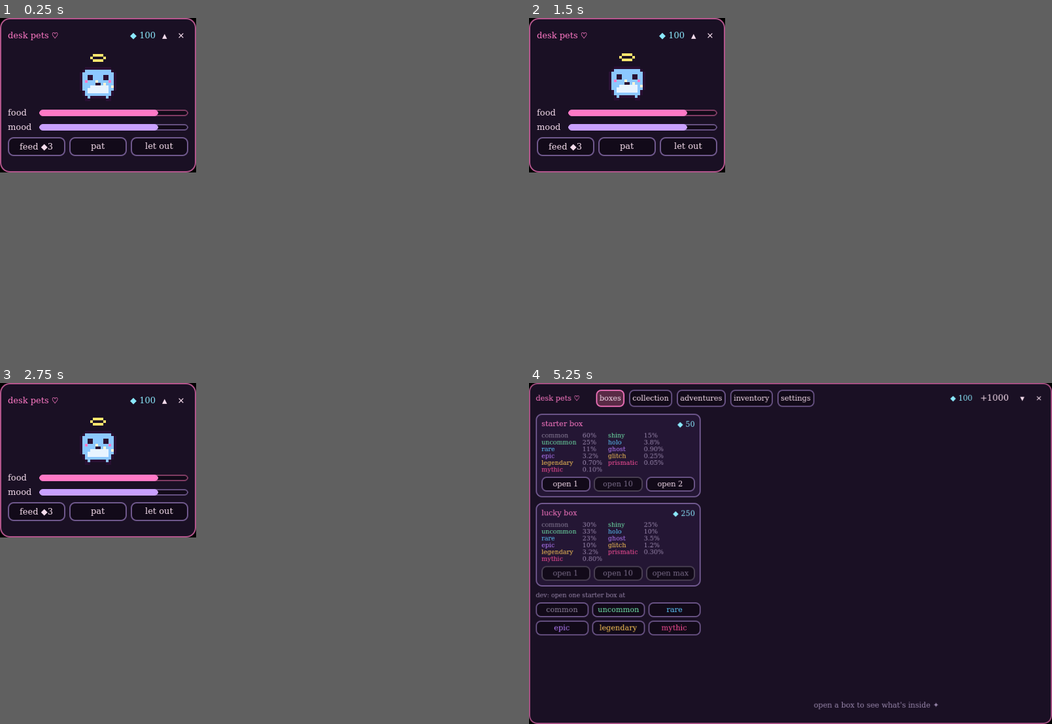
Above: before the commit, frames 1-4 (two rows, left to right).
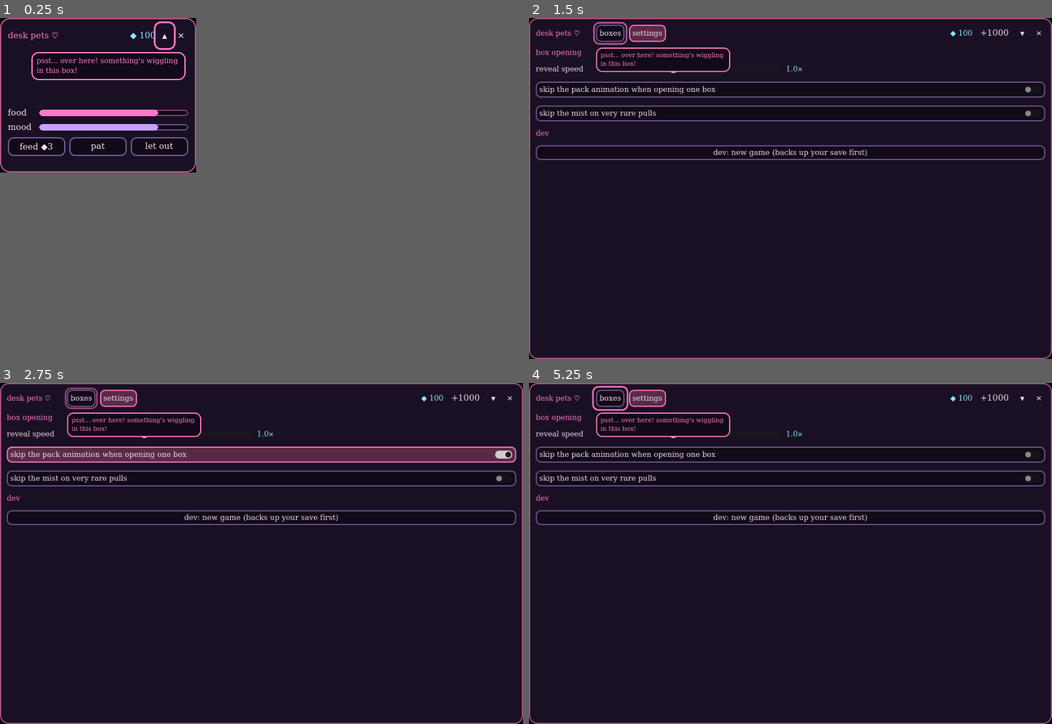
Above: after the commit, the same moments.

Repository: rephyr/desk-pet
Game: Godot game, scene res://scenes/home.tscn
Two runs of this game, one before a commit and one after it. Both use one fixed random seed, a clock stepped at 60 frames per second and the inputs below.
Inputs (mouse positions are in pixels of both pictures, inside the frame that each line leads up to):
- Up to frame 1 (0.25 s): no input
- Up to frame 2 (1.5 s): click (560, 24) at 0.5 s, where only the run after the commit has a clickable "boxes"; click (570, 24) at 1.25 s, where only the run after the commit has a clickable "settings"
- Up to frame 3 (2.75 s): click (99, 417) at 2 s, where only the run after the commit has a clickable "skip the pack animation when …"
- Up to frame 4 (5.25 s): click (628, 417) at 2.75 s, where only the run after the commit has a clickable "skip the pack animation when …"; click (628, 427) at 3.5 s, where only the run after the commit has a clickable "skip the mist on very rare pu…"; click (628, 427) at 4.25 s, where only the run after the commit has a clickable "skip the mist on very rare pu…"; click (696, 400) at 5 s, where only the run before the commit has a clickable "▴"
In our replay, in frame 2 the window is 300x236 before the commit and 800x521 after it. These sizes can differ from the game's own. Grey fills any space a smaller window leaves; there, only what the larger window draws over its background counts as a difference.

The runs differ from the first frame. In frame 1, 1.1% of the frame differs, in the area x 6-36%, y 0-24%; in frame 2, 7.9%; in frame 3, 11%; in frame 4, 12%, in the area x 1-99%, y 0-96%.

Commit message:
tutorial: two boxes that talk, pick your pet, send the other one. new game dev button

Diff:
--- a/data/boxes.json
+++ b/data/boxes.json
@@ -1,5 +1,5 @@
 {
-	"_note": "Box types. 'tiers' are weights for each part's rarity roll, 'finishes' for the finish roll, 'traits' for how many traits (index = count).",
+	"_note": "Box types. 'hidden' boxes aren't sold in the shop (the tutorial box: what your first two pets come from, only commons). 'tiers' are weights for each part's rarity roll, 'finishes' for the finish roll, 'traits' for how many traits (index = count).",
 	"boxes": [
 		{
 			"id": "starter",
@@ -16,6 +16,15 @@
 			"tiers": { "common": 300, "uncommon": 330, "rare": 230, "epic": 100, "legendary": 32, "mythic": 8 },
 			"finishes": { "normal": 600, "shiny": 250, "holo": 100, "ghost": 35, "glitch": 12, "prismatic": 3 },
 			"traits": [0, 30, 45, 25]
+		},
+		{
+			"id": "tutorial",
+			"name": "starter box",
+			"hidden": true,
+			"price": 50,
+			"tiers": { "common": 1 },
+			"finishes": { "normal": 1 },
+			"traits": [0, 70, 30, 0]
 		}
 	]
 }
--- /dev/null
+++ b/data/tutorial.json
@@ -0,0 +1,13 @@
+{
+	"_note": "The first few minutes of a new game. Each step shows one line next to the thing to press, and moves on by itself once it's done. 'speaker' is who says it: 'box' (the pet still inside a box), 'pets' (both new pets), 'active' (your new active pet; {active} and {other} are filled in). 'box_talk' is what the pet inside says while you open a box during the tutorial (first box, second box); outside the tutorial boxes don't talk.",
+	"steps": [
+		{ "id": "open_first", "speaker": "box", "say": "psst… over here! something's wiggling in this box!" },
+		{ "id": "open_second", "speaker": "box", "say": "me too! me too! i'm in this one!" },
+		{ "id": "make_active", "speaker": "pets", "say": "pick me! no, pick me! (tap a pet, then make it your active pet ♡)" },
+		{ "id": "send", "speaker": "active", "say": "i'll stay home with you! let's send {other} down the garden path! ♡" }
+	],
+	"box_talk": [
+		["hello? is someone out there?", "it's dark in here! rip the top off! ♡", "light!!"],
+		["me too! let me out too!", "rip rip rip! ♡", "hi hi hi!!"]
+	]
+}
--- a/scripts/core/catalog.gd
+++ b/scripts/core/catalog.gd
@@ -20,6 +20,7 @@
 var events := {}  # event id -> event, shared by the locations
 var rumours: Array[Dictionary] = []  # what exploration can bring back
 var voice := {}  # what the active pet says, see data/voice.json
+var tutorial := {}  # the first few minutes of a new game, see data/tutorial.json
 
 var _tier_rank := {}  # tier id -> index
 var _parts_by_id := {}  # slot -> { part id -> part }
@@ -65,6 +66,7 @@
 	rumours.assign(adventures.rumours)
 	_rumour_by_id = _index(rumours)
 	voice = _load("voice.json")
+	tutorial = _load("tutorial.json")
 
 
 # ---- rarity ---------------------------------------------------------------
--- a/scripts/game_state.gd
+++ b/scripts/game_state.gd
@@ -4,10 +4,12 @@
 
 signal changed  # coins, care stats, the bag, adventures or unlocks changed
 signal run_ended(run: RunState)  # an adventure is back and waiting to be collected
+signal new_game  # everything was reset to a fresh start
+signal tutorial_changed  # the tutorial moved on a step (or finished)
 signal adventures_changed  # a trip was sent, moved on, answered or collected, or something unlocked
 
 const SAVE_PATH := "user://save.json"
-const SAVE_VERSION := 7
+const SAVE_VERSION := 8
 const STAT_FLOOR := 20.0
 const HUNGER_DECAY := 100.0 / (4.0 * 3600.0)  # full to floor in about 4 h
 const HAPPY_DECAY := 100.0 / (6.0 * 3600.0)
@@ -16,6 +18,7 @@
 const FEED_COST := 3
 const FIRST_PET_BOX := "starter"
 const DEBUG_COINS := 1000
+const TUTORIAL_BOX := "tutorial"  # hidden box the tutorial's pets come from, see data/boxes.json
 
 var catalog := Catalog.shared()
 var collection := Collection.new()
@@ -34,6 +37,8 @@
 ## The last trip you welcomed back, for the active pet to talk about: { place, home, sent, parts }.
 ## Not saved: it's small talk.
 var news := {}
+## Where the tutorial is ("open_first", "open_second", "make_active", "send"), or "done".
+var tutorial := "done"
 
 var _roller := PetRoller.new(catalog)
 var _rng := RandomNumberGenerator.new()
@@ -47,9 +52,12 @@
 # and the UI reads the pets while it's being built.
 func _init() -> void:
 	_rng.randomize()
-	load_game()
-	if collection.pets.is_empty():
+	if not load_game():
+		_start_tutorial()  # a brand new player
+	elif collection.pets.is_empty() and tutorial == "done":
 		_give_first_pet()
+	collection.active_changed.connect(func(_p): _check_tutorial())
+	collection.pets_added.connect(func(_p): _check_tutorial())
 
 
 func _process(delta: float) -> void:
@@ -89,13 +97,15 @@
 	if count <= 0 or coins < price:
 		return pulled
 	coins -= price
+	# the tutorial's boxes are plain commons: your first pets shouldn't be a mythic by luck
+	var roll_from := TUTORIAL_BOX if tutorial_active() else box_id
 	if from_bag > 0:
 		bag[box_id] = in_bag(box_id) - from_bag
 		if bag[box_id] <= 0:
 			bag.erase(box_id)
-	var forced := force_tier if OS.is_debug_build() else ""
+	var forced := force_tier if OS.is_debug_build() and not tutorial_active() else ""
 	for i in count:
-		pulled.append(_roller.roll(box_id, forced))
+		pulled.append(_roller.roll(roll_from, forced))
 	collection.add(pulled)
 	changed.emit()
 	save_game()
@@ -215,6 +225,76 @@
 		unlock("type:" + t.id)
 	for l in catalog.locations:
 		unlock("location:" + l.id)
+
+
+## Debug: a completely fresh game, as a new player would start it. The old save is copied to
+## user://save-before-new-game-<time>.json first, so it can be put back by hand.
+func debug_new_game() -> void:
+	save_game()
+	var backup := "user://save-before-new-game-%d.json" % int(Time.get_unix_time_from_system())
+	DirAccess.copy_absolute(ProjectSettings.globalize_path(SAVE_PATH), ProjectSettings.globalize_path(backup))
+	coins = 100
+	hunger = 80.0
+	happiness = 80.0
+	bag.clear()
+	parts.clear()
+	items.clear()
+	unlocks.clear()
+	trips_done = 0
+	heard.clear()
+	rumours.clear()
+	runs.clear()
+	news = {}
+	collection.load_from({})
+	_start_tutorial()
+	collection.active_changed.emit(collection.active())
+	save_game()
+	new_game.emit()
+	adventures_changed.emit()
+	changed.emit()
+
+
+# ---- tutorial ----------------------------------------------------------------
+
+func tutorial_active() -> bool:
+	return tutorial != "done"
+
+
+## The current tutorial step's data (see data/tutorial.json), or {} when it's done.
+func tutorial_info() -> Dictionary:
+	for step in catalog.tutorial.steps:
+		if step.id == tutorial:
+			return step
+	return {}
+
+
+func _start_tutorial() -> void:
+	coins = 100  # exactly two starter boxes
+	tutorial = catalog.tutorial.steps[0].id
+	collection.auto_active = false
+
+
+## Moves the tutorial on once its step is done: two boxes opened, a pet made active, one sent.
+func _check_tutorial() -> void:
+	var before := tutorial
+	for i in 4:
+		match tutorial:
+			"open_first":
+				if collection.pets.size() >= 1:
+					tutorial = "open_second"
+			"open_second":
+				if collection.pets.size() >= 2:
+					tutorial = "make_active"
+			"make_active":
+				if collection.active() != null:
+					tutorial = "send"
+			"send":
+				if not runs.is_empty():
+					tutorial = "done"
+					collection.auto_active = true
+	if tutorial != before:
+		tutorial_changed.emit()
+		save_game()
 
 
 ## Debug: back to how a new game starts: only the first adventure type, no trips counted, no
@@ -261,6 +341,7 @@
 		return null
 	var run := AdventureRunner.start(location_id, going, Time.get_unix_time_from_system(), _rng.randi(), catalog)
 	runs.append(run)
+	_check_tutorial()
 	adventures_changed.emit()
 	changed.emit()
 	save_game()
@@ -390,16 +471,18 @@
 		"trips_done": trips_done,
 		"heard": heard.keys(),
 		"rumours": rumours,
+		"tutorial": tutorial,
 		"runs": runs.map(func(r): return r.to_dict()),
 		"saved_at": Time.get_unix_time_from_system(),
 	}
 	SaveFile.write(SAVE_PATH, data)
 
 
-func load_game() -> void:
+## Loads the save. Returns false if there's none yet (a brand new player).
+func load_game() -> bool:
 	var data := SaveFile.read(SAVE_PATH)
 	if data.is_empty():
-		return
+		return false
 	if int(data.get("version", 1)) > SAVE_VERSION:
 		# don't downgrade a save from a newer game: play with it, but never write over it
 		push_warning("save is from a newer version of the game; it won't be overwritten")
@@ -409,6 +492,8 @@
 	hunger = data.get("hunger", hunger)
 	happiness = data.get("happiness", happiness)
 	pet_out = data.get("pet_out", false)
+	tutorial = str(data.get("tutorial", "done"))  # saves from before the tutorial skip it
+	collection.auto_active = tutorial == "done"  # mid-tutorial, you still choose your active pet
 	collection.load_from(data.get("collection", {}))
 	bag.clear()
 	var saved_bag: Dictionary = data.get("bag", {})
@@ -448,6 +533,7 @@
 		coins += int(minf(away, OFFLINE_CAP) * 0.4 / COIN_INTERVAL)
 		hunger = maxf(STAT_FLOOR, hunger - HUNGER_DECAY * away)
 		happiness = maxf(STAT_FLOOR, happiness - HAPPY_DECAY * away)
+	return true
 
 
 ## Brings older save files up to the current format, one version at a time.
--- a/scripts/home.gd
+++ b/scripts/home.gd
@@ -34,6 +34,10 @@
 	panel.add_child(_compact)
 	panel.add_child(_expanded)
 	_expanded.visible = false
+	var guide := TutorialGuide.new()
+	guide.target_for = func() -> Control:
+		return _expanded.tutorial_target() if _expanded_mode else _compact.expand_button
+	panel.add_child(guide)
 
 	_compact.expand_requested.connect(_set_expanded.bind(true))
 	_compact.let_out_toggled.connect(func(): _set_out(not GameState.pet_out))
@@ -41,6 +45,7 @@
 	_expanded.collapse_requested.connect(_set_expanded.bind(false))
 	_expanded.quit_requested.connect(_quit)
 	GameState.collection.active_changed.connect(func(p): if _pet: _pet.set_pet(p))
+	GameState.new_game.connect(func(): _set_expanded(true))
 
 	_overlay = _make_overlay()
 	add_child(_overlay)
@@ -51,6 +56,8 @@
 	_source.setup(win, _overlay)
 	_apply_size()
 	_set_out(GameState.pet_out)
+	if GameState.tutorial_active():
+		_set_expanded(true)  # a new player starts in the full game, at the boxes
 	_apply_dev_args()
 
 
--- a/scripts/pets/collection.gd
+++ b/scripts/pets/collection.gd
@@ -10,6 +10,8 @@
 
 var pets: Array[Pet] = []  # in pull order
 var active_uid := ""
+## The first pet you get becomes active by itself; the tutorial turns this off so you choose.
+var auto_active := true
 var _by_uid := {}
 var _next_id := 1
 var _seen := {}  # book key -> times pulled, see part_key() / finish_key()
@@ -34,7 +36,7 @@
 		for slot in Catalog.SLOTS:
 			_count(part_key(slot, pet.parts[slot]))
 		_count(finish_key(pet.parts.body, pet.finish))
-	if active_uid == "" and not pets.is_empty():
+	if active_uid == "" and auto_active and not pets.is_empty():
 		active_uid = pets[0].uid
 	pets_added.emit(new_pets)
 
@@ -99,7 +101,7 @@
 		_by_uid[pet.uid] = pet
 	active_uid = str(d.get("active", ""))
 	if not _by_uid.has(active_uid):
-		active_uid = pets[0].uid if not pets.is_empty() else ""
+		active_uid = pets[0].uid if auto_active and not pets.is_empty() else ""
 	_next_id = int(d.get("next_id", pets.size() + 1))
 	for key in d.get("seen", {}):
 		_seen[key] = int(d.seen[key])
--- a/scripts/ui/adventures_tab.gd
+++ b/scripts/ui/adventures_tab.gd
@@ -282,6 +282,16 @@
 		if _picked.has(pet.uid):
 			out.append(pet)
 	return out
+
+
+## For the tutorial: a pet to pick for the trip, then the send button.
+func tutorial_target() -> Control:
+	if not _picked.is_empty():
+		return _send
+	for card in _grid.get_children():
+		if card is PetCard:
+			return card
+	return null
 
 
 func _turn(step: int) -> void:
--- a/scripts/ui/boxes_tab.gd
+++ b/scripts/ui/boxes_tab.gd
@@ -8,7 +8,7 @@
 
 var _reveal := BoxReveal.new()
 var _opening := PackOpening.new()
-var _buttons := {}  # box id -> { "one": Button, "many": Button, "max": Button, "bag": Label }
+var _buttons := {}  # box id -> { "one": Button, "many": Button, "max": Button, "bag": Label, "panel": the offer }
 
 
 func _init() -> void:
@@ -18,7 +18,8 @@
 	shop.add_theme_constant_override("separation", 10)
 	add_child(shop)
 	for box in Catalog.shared().boxes:
-		shop.add_child(_offer(box))
+		if not box.get("hidden", false):
+			shop.add_child(_offer(box))
 	if OS.is_debug_build():
 		shop.add_child(_dev_buttons())
 	add_child(_reveal)
@@ -26,6 +27,7 @@
 	_opening.open_again.connect(func(box_id): open(box_id, 1))
 	_show_opening(true)
 	GameState.changed.connect(_refresh)
+	GameState.tutorial_changed.connect(_refresh)
 	_refresh()
 
 
@@ -79,7 +81,7 @@
 		b.size_flags_horizontal = SIZE_EXPAND_FILL
 		buttons.add_child(b)
 	col.add_child(buttons)
-	_buttons[box.id] = { "one": one, "many": many, "max": most, "bag": in_bag }
+	_buttons[box.id] = { "one": one, "many": many, "max": most, "bag": in_bag, "panel": panel }
 	return panel
 
 
@@ -110,9 +112,23 @@
 		return
 	_show_opening(pulled.size() == 1)
 	if pulled.size() == 1:
+		# in the tutorial the pet inside talks while you open its box
+		var talk: Array = Catalog.shared().tutorial.box_talk
+		var nth := GameState.collection.pets.size() - 1
+		_opening.box_talk = talk[nth] if GameState.tutorial_active() and nth < talk.size() else []
 		_opening.play(pulled[0], box_id)
 	else:
 		_reveal.play(pulled)
+
+
+## Whether a box is being opened right now (the pack is mid-ritual).
+func is_revealing() -> bool:
+	return _opening.visible and _opening.is_busy()
+
+
+## The tutorial's "open a box" button.
+func tutorial_target() -> Control:
+	return _buttons[Catalog.shared().boxes[0].id].one
 
 
 func _show_opening(single: bool) -> void:
@@ -131,3 +147,8 @@
 		var owned := GameState.in_bag(box_id)
 		b.bag.text = "%d in your bag  " % owned
 		b.bag.visible = owned > 0
+		# the tutorial is one starter box at a time
+		var learning := GameState.tutorial_active()
+		b.panel.visible = not learning or box_id == Catalog.shared().boxes[0].id
+		b.many.visible = not learning
+		b.max.visible = not learning
--- a/scripts/ui/collection_tab.gd
+++ b/scripts/ui/collection_tab.gd
@@ -60,6 +60,11 @@
 	GameState.collection.pets_added.connect(func(_p):
 		_dirty = true
 		_rebuild_if_visible())
+	GameState.new_game.connect(func():
+		_selected_uid = ""
+		_page = 0
+		_dirty = true
+		_rebuild_if_visible())
 	GameState.collection.pets_removed.connect(func(uids):
 		if _selected_uid in uids:
 			_selected_uid = ""
@@ -95,6 +100,16 @@
 	_sort.text = "sort: " + SORTS[_sort_index]
 	_page = 0
 	_rebuild()
+
+
+## For the tutorial: a pet to tap, or once one's picked, the button to make it active.
+func tutorial_target() -> Control:
+	if _details.visible and not _details.active_button().disabled:
+		return _details.active_button()
+	for card in _grid.get_children():
+		if card is PetCard:
+			return card
+	return null
 
 
 func _turn(step: int) -> void:
--- a/scripts/ui/compact_view.gd
+++ b/scripts/ui/compact_view.gd
@@ -12,6 +12,7 @@
 var _hunger := UiTheme.bar(UiTheme.PINK)
 var _happy := UiTheme.bar(UiTheme.LILAC)
 var _out_button: Button
+var expand_button: Button  # the tutorial points at it if you shrink the window
 
 
 func _init() -> void:
@@ -25,7 +26,8 @@
 	header.add_child(title)
 	_coins.mouse_filter = MOUSE_FILTER_PASS
 	header.add_child(_coins)
-	header.add_child(UiTheme.small_button("▴", func(): expand_requested.emit()))
+	expand_button = UiTheme.small_button("▴", func(): expand_requested.emit())
+	header.add_child(expand_button)
 	header.add_child(UiTheme.small_button("×", func(): quit_requested.emit()))
 	add_child(header)
 
--- a/scripts/ui/expanded_view.gd
+++ b/scripts/ui/expanded_view.gd
@@ -8,6 +8,7 @@
 var _coins := UiTheme.label("", UiTheme.CYAN)
 var boxes := BoxesTab.new()
 var collection := CollectionTab.new()
+var adventures := AdventuresTab.new()
 var _tabs := {}  # name -> Control
 var _tab_buttons := {}  # name -> Button
 
@@ -32,7 +33,7 @@
 	inventory.open_box_requested.connect(func(box_id):
 		show_tab("boxes")
 		boxes.open(box_id, 1))
-	_tabs = { "boxes": boxes, "collection": collection, "adventures": AdventuresTab.new(), "inventory": inventory, "settings": SettingsTab.new() }
+	_tabs = { "boxes": boxes, "collection": collection, "adventures": adventures, "inventory": inventory, "settings": SettingsTab.new() }
 	var group := ButtonGroup.new()
 	for tab_name in _tabs:
 		body.add_child(_tabs[tab_name])
@@ -60,7 +61,41 @@
 	header.add_child(UiTheme.small_button("×", func(): quit_requested.emit()))
 
 	GameState.changed.connect(_refresh)
+	GameState.tutorial_changed.connect(_refresh_tabs)
+	GameState.new_game.connect(_refresh_tabs)
 	_refresh()
+	_refresh_tabs()
+
+
+## Which tabs a tutorial step shows: they appear one by one as you learn them.
+const TUTORIAL_TABS := {
+	"open_first": ["boxes", "settings"],
+	"open_second": ["boxes", "settings"],
+	"make_active": ["boxes", "collection", "settings"],
+	"send": ["boxes", "collection", "adventures", "settings"],
+}
+
+
+func _refresh_tabs() -> void:
+	var shown: Array = TUTORIAL_TABS.get(GameState.tutorial, _tabs.keys())
+	for tab_name in _tab_buttons:
+		_tab_buttons[tab_name].visible = tab_name in shown
+	# jump to where the tutorial wants you
+	match GameState.tutorial:
+		"open_first":
+			show_tab("boxes")
+
+
+## The button the tutorial is pointing at right now, or null.
+func tutorial_target() -> Control:
+	match GameState.tutorial:
+		"open_first", "open_second":
+			return null if boxes.is_revealing() else (boxes.tutorial_target() if boxes.visible else _tab_buttons.boxes)
+		"make_active":
+			return collection.tutorial_target() if collection.visible else _tab_buttons.collection
+		"send":
+			return adventures.tutorial_target() if adventures.visible else _tab_buttons.adventures
+	return null
 
 
 func show_tab(tab_name: String) -> void:
--- a/scripts/ui/night_sky.gd
+++ b/scripts/ui/night_sky.gd
@@ -13,6 +13,7 @@
 	mouse_filter = MOUSE_FILTER_IGNORE
 	resized.connect(queue_redraw)
 	GameState.collection.pets_removed.connect(func(_uids): queue_redraw())
+	GameState.new_game.connect(queue_redraw)
 
 
 func _draw() -> void:
--- a/scripts/ui/pet_details.gd
+++ b/scripts/ui/pet_details.gd
@@ -33,6 +33,11 @@
 	col.add_child(_active_button)
 	GameState.collection.active_changed.connect(func(_p): _refresh_active())
 	show_pet(null)
+
+
+## The "make active" button (the tutorial points at it).
+func active_button() -> Button:
+	return _active_button
 
 
 func show_pet(pet: Pet) -> void:
--- a/scripts/ui/reveal/pack_opening.gd
+++ b/scripts/ui/reveal/pack_opening.gd
@@ -41,6 +41,10 @@
 var _blocker := RevealBlocker.new()
 var _banner := UiTheme.label("", UiTheme.TEXT, 30)
 var _hint := UiTheme.label("", UiTheme.MUTED)
+var _speech := UiTheme.label("", UiTheme.PINK)  # the pet inside talking (tutorial only)
+## Lines the pet inside says while you open it: on landing, while you rip, once it's out.
+## Empty outside the tutorial: then boxes just rip.
+var box_talk: Array = []
 var _result := RevealResult.new()
 var _tweens: Array[Tween] = []
 
@@ -87,6 +91,12 @@
 	_banner.position.y = 18
 	_banner.horizontal_alignment = HORIZONTAL_ALIGNMENT_CENTER
 	add_child(_banner)
+	_speech.theme = UiTheme.get_theme()  # it lives under a Node2D, which doesn't pass the theme on
+	_speech.horizontal_alignment = HORIZONTAL_ALIGNMENT_CENTER
+	_speech.position = Vector2(-160, CardPack.rim_y() - CardPack.STRIP - 60)
+	_speech.size = Vector2(320, 40)
+	_speech.autowrap_mode = TextServer.AUTOWRAP_WORD_SMART
+	_scene.add_child(_speech)
 	_hint.set_anchors_preset(PRESET_BOTTOM_WIDE)
 	_hint.position.y = -30
 	_hint.horizontal_alignment = HORIZONTAL_ALIGNMENT_CENTER
@@ -151,6 +161,11 @@
 		return
 	_stage = Stage.RIP
 	_say("rip the top off ✦")
+	_box_says(0)
+	if box_talk.size() > 1:
+		get_tree().create_timer(1.8).timeout.connect(func():
+			if run == _run and _stage == Stage.RIP:
+				_box_says(1))
 	if autoplay:
 		await _wait(0.6)
 		# a pretend hand: pick up the left end, pull it up and right, back left (which mustn't
@@ -173,6 +188,10 @@
 func _rip_off(run: int, velocity: Vector2) -> void:
 	_stage = Stage.CLIMB
 	_say("")
+	_box_says(2)
+	get_tree().create_timer(1.5).timeout.connect(func():
+		if run == _run:
+			_speech.text = "")
 	_set_tear(1.0)
 	_pack.throw_strip(velocity)
 	_shake = 3.0
@@ -321,6 +340,7 @@
 
 func _reset() -> void:
 	_run += 1
+	_speech.text = ""
 	_kill_tweens()
 	_stage = Stage.IDLE
 	_effects.clear()
@@ -439,6 +459,17 @@
 
 # ---- helpers --------------------------------------------------------------
 
+## Whether a box is mid-opening (not idle, not showing the result).
+func is_busy() -> bool:
+	return not _stage in [Stage.IDLE, Stage.RESULT]
+
+
+func _box_says(line: int) -> void:
+	_speech.text = str(box_talk[line]) if line < box_talk.size() else ""
+	if _speech.text != "":
+		_pop_in(_speech)
+
+
 func _process(delta: float) -> void:
 	var jitter := Vector2.ZERO
 	if _shake > 0.05:
--- a/scripts/ui/settings_tab.gd
+++ b/scripts/ui/settings_tab.gd
@@ -29,6 +29,20 @@
 
 	add_child(_toggle("skip the pack animation when opening one box", "skip_single_reveal"))
 	add_child(_toggle("skip the mist on very rare pulls", "skip_ritual"))
+	if OS.is_debug_build():
+		add_child(UiTheme.label("dev", UiTheme.PINK))
+		var fresh := UiTheme.button("dev: new game (backs up your save first)")
+		fresh.pressed.connect(func():
+			# a second click within a few seconds confirms, so it can't happen by accident
+			if fresh.text.begins_with("sure?"):
+				GameState.debug_new_game()
+				fresh.text = "done ♡ (old save: save-before-new-game-*.json)"
+			else:
+				fresh.text = "sure? click again to start over"
+				get_tree().create_timer(4.0).timeout.connect(func():
+					if fresh.text.begins_with("sure?"):
+						fresh.text = "dev: new game (backs up your save first)"))
+		add_child(fresh)
 
 
 func _toggle(text: String, key: String) -> CheckButton:
--- /dev/null
+++ b/scripts/ui/tutorial_guide.gd
@@ -0,0 +1,69 @@
+class_name TutorialGuide
+extends Control
+## The first few minutes of a new game: a soft pulsing outline around the thing to press, and
+## one line next to it (data/tutorial.json). It moves on by itself as GameState notices each
+## step is done, and disappears for good afterwards. Draws on top, never blocks clicks.
+
+var target_for: Callable  # () -> Control: what to point at right now, or null
+var _bubble := PanelContainer.new()
+var _line := UiTheme.label("", UiTheme.TEXT, UiTheme.SMALL)
+var _target: Control
+var _time := 0.0
+
+
+func _init() -> void:
+	mouse_filter = MOUSE_FILTER_IGNORE
+	_bubble.mouse_filter = MOUSE_FILTER_IGNORE
+	_bubble.add_theme_stylebox_override("panel", UiTheme.box(UiTheme.BG_DEEP, UiTheme.PINK, 10, 2, 8))
+	_line.autowrap_mode = TextServer.AUTOWRAP_WORD_SMART
+	_line.custom_minimum_size = Vector2(220, 0)
+	_bubble.add_child(_line)
+	add_child(_bubble)
+
+
+func _process(delta: float) -> void:
+	_time += delta
+	var info := GameState.tutorial_info()
+	_target = target_for.call() if not info.is_empty() and target_for.is_valid() else null
+	var showing := _target != null and _target.is_visible_in_tree()
+	_bubble.visible = showing
+	queue_redraw()
+	if not showing:
+		return
+	_line.text = _fill(str(info.say))
+	_line.add_theme_color_override("font_color", UiTheme.PINK if info.speaker == "box" else UiTheme.TEXT)
+	# under the target if there's room, otherwise above it; always inside the window
+	var rect := _target_rect()
+	var bubble_size := _bubble.get_combined_minimum_size()
+	var pos := Vector2(rect.position.x, rect.end.y + 10)
+	if pos.y + bubble_size.y > size.y:
+		pos.y = rect.position.y - bubble_size.y - 10
+	pos.x = clampf(pos.x, 4, size.x - bubble_size.x - 4)
+	_bubble.position = pos
+	_bubble.size = bubble_size
+
+
+func _draw() -> void:
+	if _target == null or not _target.is_visible_in_tree():
+		return
+	var glow := 0.5 + 0.5 * sin(_time * 4.0)
+	var r := _target_rect().grow(4.0 + glow * 3.0)
+	var sb := UiTheme.box(Color(0, 0, 0, 0), Color(UiTheme.PINK, 0.5 + 0.5 * glow), 10, 3, 0)
+	draw_style_box(sb, r)
+
+
+func _target_rect() -> Rect2:
+	var r := _target.get_global_rect()
+	r.position -= global_position
+	return r
+
+
+## Fills in {active} and {other}: your active pet and the one it'll send.
+func _fill(text: String) -> String:
+	var active := GameState.collection.active()
+	var other := ""
+	for pet in GameState.collection.pets:
+		if active == null or pet.uid != active.uid:
+			other = pet.display_name(Catalog.shared())
+			break
+	return text.replace("{active}", active.display_name(Catalog.shared()) if active else "").replace("{other}", other)
--- a/tests/test_core.gd
+++ b/tests/test_core.gd
@@ -13,6 +13,13 @@
 	_test_data_is_consistent(catalog)
 	_test_odds_match_box(catalog, "starter")
 	_test_odds_match_box(catalog, "lucky")
+	var tutorial_roller := PetRoller.new(catalog)
+	for i in 500:
+		var first := tutorial_roller.roll("tutorial")
+		if first.rarity != "common" or first.finish != "normal":
+			_check(false, "the tutorial box only gives plain commons (got %s %s)" % [first.finish, first.rarity])
+			break
+	_check(catalog.box("tutorial").get("hidden", false), "the tutorial box isn't sold in the shop")
 	_test_save_round_trip(catalog)
 	_test_old_pets_still_load(catalog)
 	_test_adventures(catalog)
Not shown, added: scripts/ui/tutorial_guide.gd.uid
